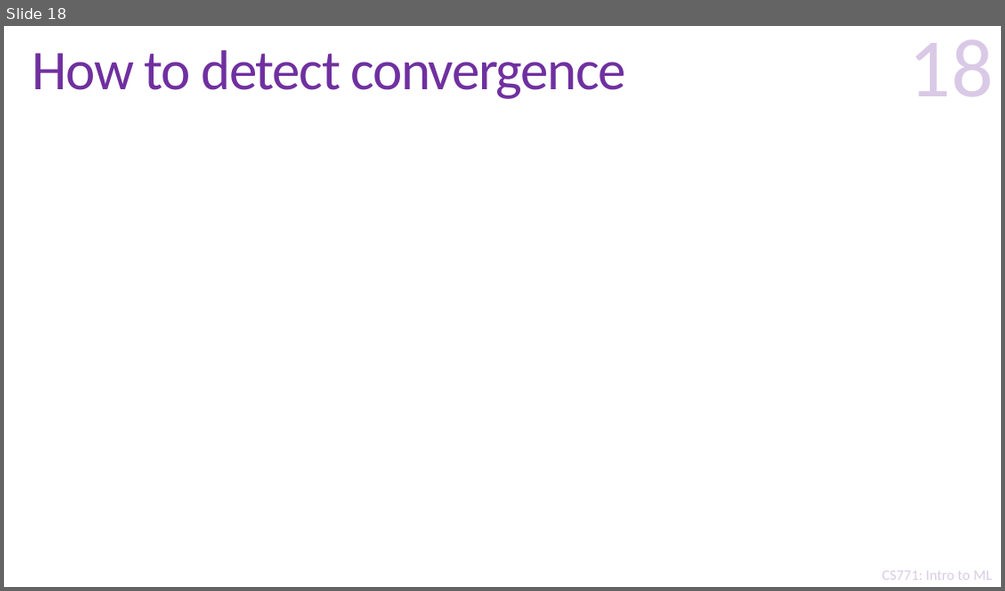
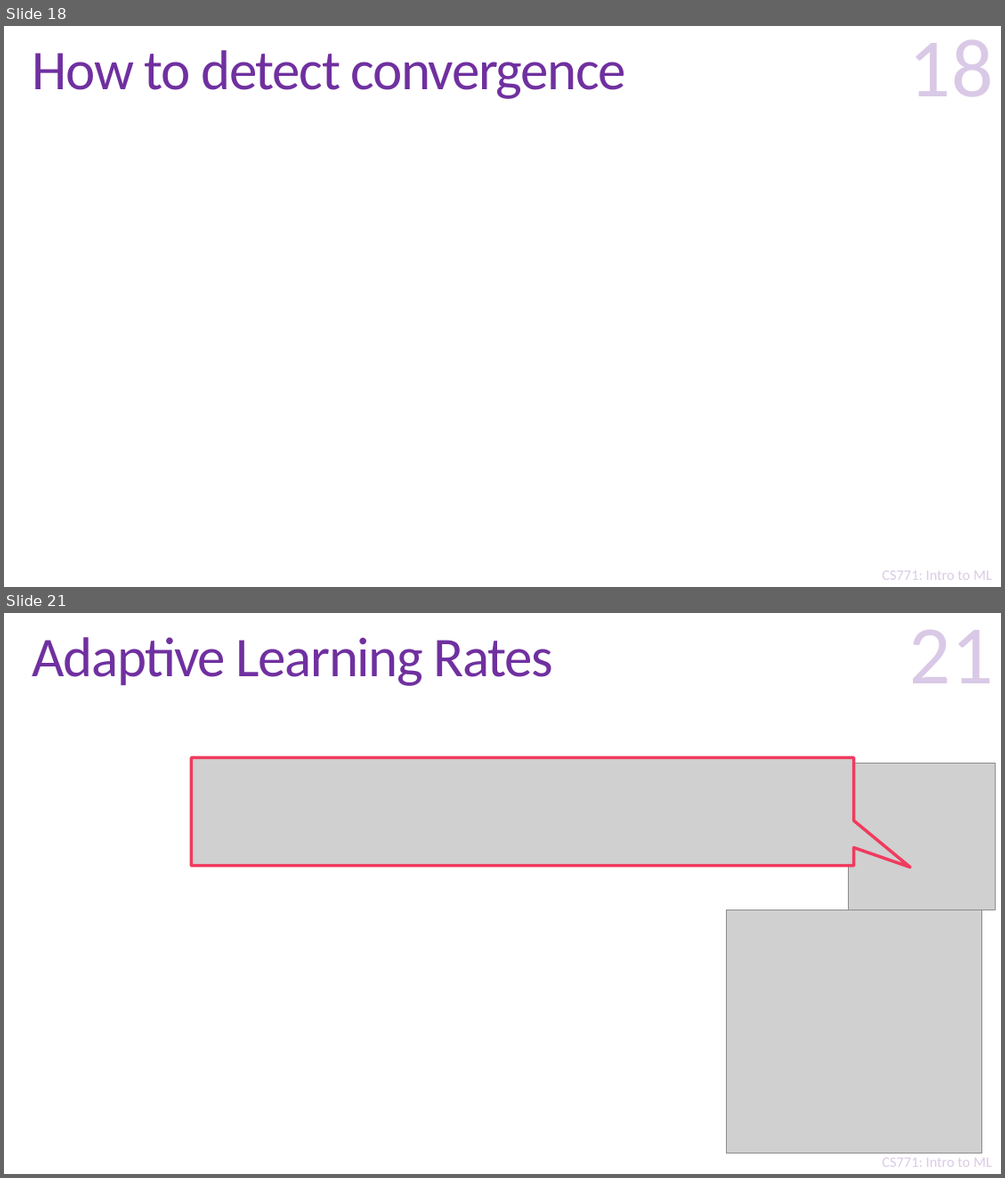
Before and after one commit to purushottamkar/ml19-20w, a slide deck: lecture_slides/8_Optimization Refresher.pptx. Shown one above the other, each under a label of ours: slide 18 before the commit, slides 18 and 21 after it; the slides between them are not shown. The pictures are 1005x591 and 1005x1178 pixels, drawn with LibreOffice and Linux fonts; fonts in the diff are those of the drawing; grey boxes stand for pictures; background and template pictures are left out. Boxes give left, top, right and bottom in pixels: in the first picture for what was removed or moved away, otherwise in the second. Text is boxed around its words. In the diff, an @@ line names an element or a change of style, - is before the commit and + after.

Commit message:
lecture 8 slides updated

```diff
--- a/lecture_slides/8_Optimization Refresher.pptx
+++ b/lecture_slides/8_Optimization Refresher.pptx
@@ slide 21 added at [4, 613, 1001, 1174], background #FFFFFF; not listed: 2 template elements that a slide beside it also shows @@
@@ title added at [32, 637, 554, 686], 54 pt, text #7030A0 @@
+Adaptive Learning Rates
@@ page number added at [909, 630, 993, 683], 80 pt, text #7030A0 at 25% opacity @@
+21
@@ picture added at [192, 757, 854, 865] @@
@@ picture added at [849, 763, 995, 910] @@
@@ picture added at [727, 910, 982, 1153] @@
```
Also in this commit, not shown: 4 other slides added.
